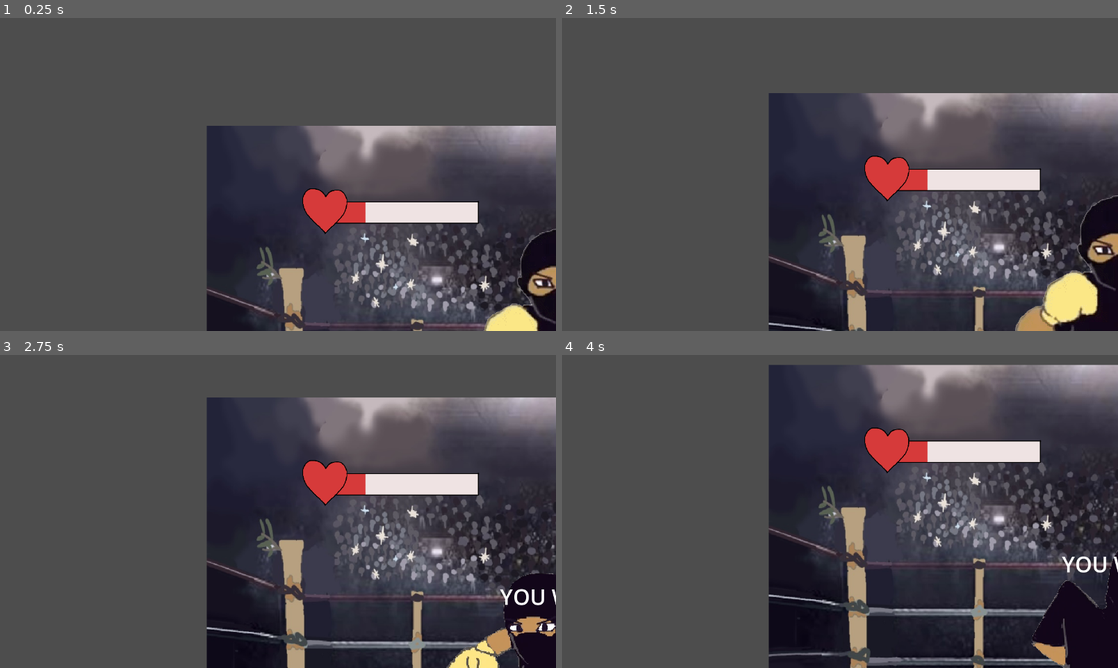
Above: before the commit, frames 1-4 (two rows, left to right).
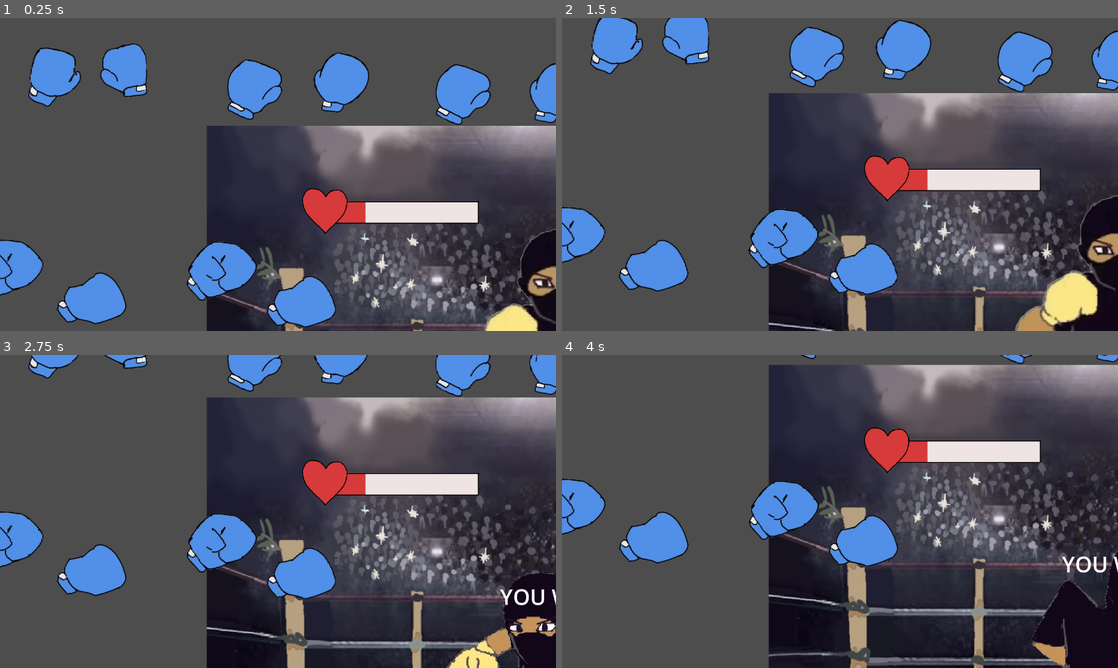
Above: after the commit, the same moments.

Repository: GDAC-at-Davis/GDAC-minigame-framework
Game: Godot game, scene res://minigames/shadowboxing/shadowboxing.tscn
Same seed, same stepped clock (60 frames per second), same inputs: the game is played once before the commit and once after it. This scene is started directly instead of the project's main scene.
Inputs (mouse positions are in pixels of both pictures, inside the frame that each line leads up to):
- Up to frame 1 (0.25 s): no input
- Up to frame 2 (1.5 s): move the mouse to (962, 158) at 0.52 s; hold D (right) 0.53-1.28 s; click (962, 158) at 0.6 s; move the mouse to (728, 190) at 1.27 s; hold S (down) from 1.28 s (still down); click (728, 190) at 1.35 s
- Up to frame 3 (2.75 s): move the mouse to (333, 442) at 2.02 s; release S (down) at 2.03 s; hold D (right) from 2.03 s (still down); click (333, 442) at 2.1 s
- Up to frame 4 (4 s): move the mouse to (812, 574) at 2.77 s; release D (right) at 2.78 s; hold W (up) 2.78-3.53 s; click (812, 574) at 2.85 s; move the mouse to (1006, 558) at 3.52 s; hold A (left) from 3.53 s (still down); click (1006, 558) at 3.6 s

The runs differ from the first frame. In frame 1, 13% of the frame differs, in the area x 0-100%, y 8-99%; in frame 2, 13%; in frame 3, 9.1%; in frame 4, 5.7%.
Error in both runs: Invalid assignment of property or key 'max_value' with value of type 'float' on a base object of type 'Nil'. (res://scripts/minigame_manager.gd:156)

Commit message:
leftover player stuff

Diff:
--- a/MinigameFramework/minigames/shadowboxing/shadowboxing.tscn
+++ b/MinigameFramework/minigames/shadowboxing/shadowboxing.tscn
@@ -12,6 +12,7 @@
 [ext_resource type="AudioStream" uid="uid://djmlrarwk33kr" path="res://minigames/shadowboxing/shadowboxing.ogg" id="10_hhov7"]
 [ext_resource type="Shader" uid="uid://jfn4j5f0fx1h" path="res://minigames/shadowboxing/red_effect.gdshader" id="11_e4fpx"]
 [ext_resource type="Script" uid="uid://bti2kg2xrch30" path="res://minigames/shadowboxing/color_rect.gd" id="12_a70mm"]
+[ext_resource type="Texture2D" uid="uid://cejvue0f7eune" path="res://minigames/shadowboxing/player_dodgeleft.webp" id="13_vfety"]
 
 [sub_resource type="ShaderMaterial" id="ShaderMaterial_a70mm"]
 shader = ExtResource("11_e4fpx")
@@ -44,6 +45,17 @@
 
 [sub_resource type="RectangleShape2D" id="RectangleShape2D_e4fpx"]
 size = Vector2(133, 59)
+
+[sub_resource type="SpriteFrames" id="SpriteFrames_o3cty"]
+animations = [{
+"frames": [{
+"duration": 1.0,
+"texture": ExtResource("13_vfety")
+}],
+"loop": true,
+"name": &"left_dodge",
+"speed": 5.0
+}]
 
 [node name="Shadowboxing" type="Node"]
 script = ExtResource("1_npb7n")
@@ -121,4 +133,10 @@
 
 [node name="Camera2D" type="Camera2D" parent="."]
 
+[node name="Player" type="Area2D" parent="."]
+
+[node name="AnimatedSprite2D" type="AnimatedSprite2D" parent="Player"]
+sprite_frames = SubResource("SpriteFrames_o3cty")
+animation = &"left_dodge"
+
 [connection signal="timeout" from="Timer" to="." method="_on_timer_timeout"]
Not shown: 1 places in MinigameFramework/minigames/shadowboxing/shadowboxing.tscn that only renumber resources
